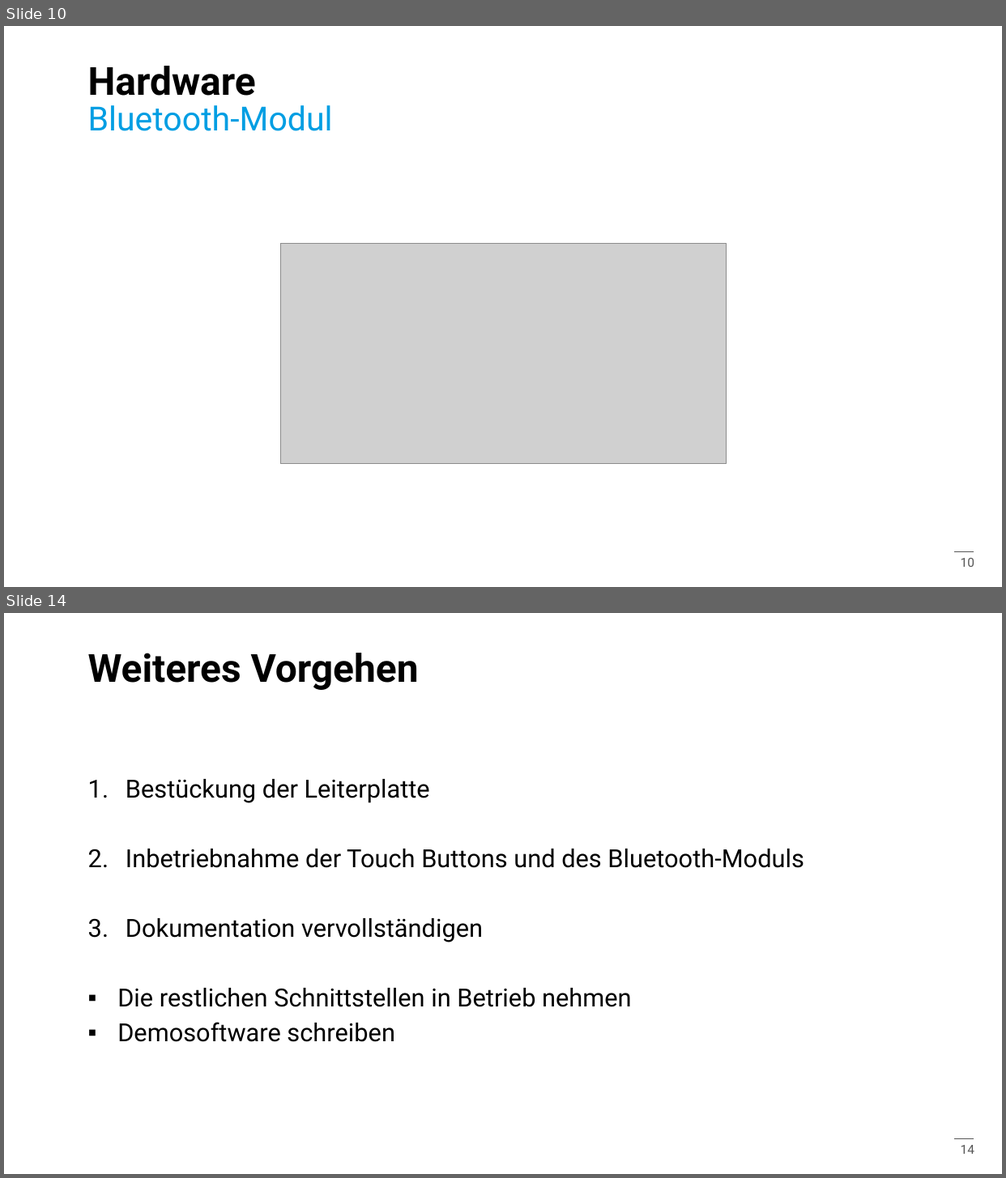
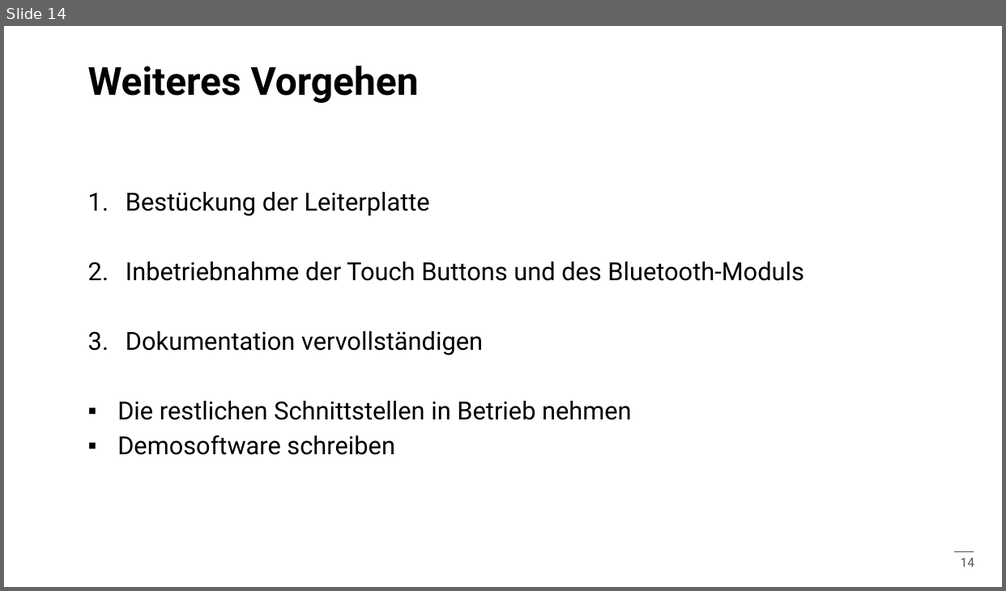
Before and after one commit to ArminWeinmann/Sensor-Board, a slide deck: Präsentation/Präsentation.pptx. Shown one above the other, each under a label of ours: slides 10 and 14 before the commit, slide 14 after it; the slides between them are not shown. The pictures are 1006x1178 and 1006x591 pixels, drawn with LibreOffice and Linux fonts; fonts in the diff are those of the drawing; grey boxes stand for pictures; background and template pictures are left out. Boxes give left, top, right and bottom in pixels: in the first picture for what was removed or moved away, otherwise in the second. Text is boxed around its words. In the diff, an @@ line names an element or a change of style, - is before the commit and + after.

```diff
--- a/Präsentation/Präsentation.pptx
+++ b/Präsentation/Präsentation.pptx
@@ slide 10 removed at (x1=4, y1=26, x2=1002, y2=587), background #FFFFFF; not listed: 2 template elements that a slide beside it also shows @@
@@ title removed at (x1=88, y1=66, x2=256, y2=96) @@
-Hardware
@@ text removed at (x1=88, y1=105, x2=333, y2=131) @@
-Bluetooth-Modul
@@ picture removed at (x1=280, y1=244, x2=727, y2=464) @@
```
Also in this commit, not shown: 9 slides changed, 2 slides added, 1 other slide removed.
